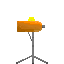
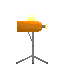
Revision of a layered 64x64 image; what changed, layer by layer:
removed layer "Clipboard" over (17, 17, 42, 32)
added layer "Firing 2" above "Idle 2" over (17, 15, 48, 32)
added layer "Idle 2" above "Firing 1" over (17, 15, 48, 32)
added layer "Firing 1" above "Idle 1" over (17, 17, 48, 32)
renamed "Background" to "Idle 1", painted on it over (17, 17, 48, 32)
removed layer "Layer" over (17, 15, 48, 32)
